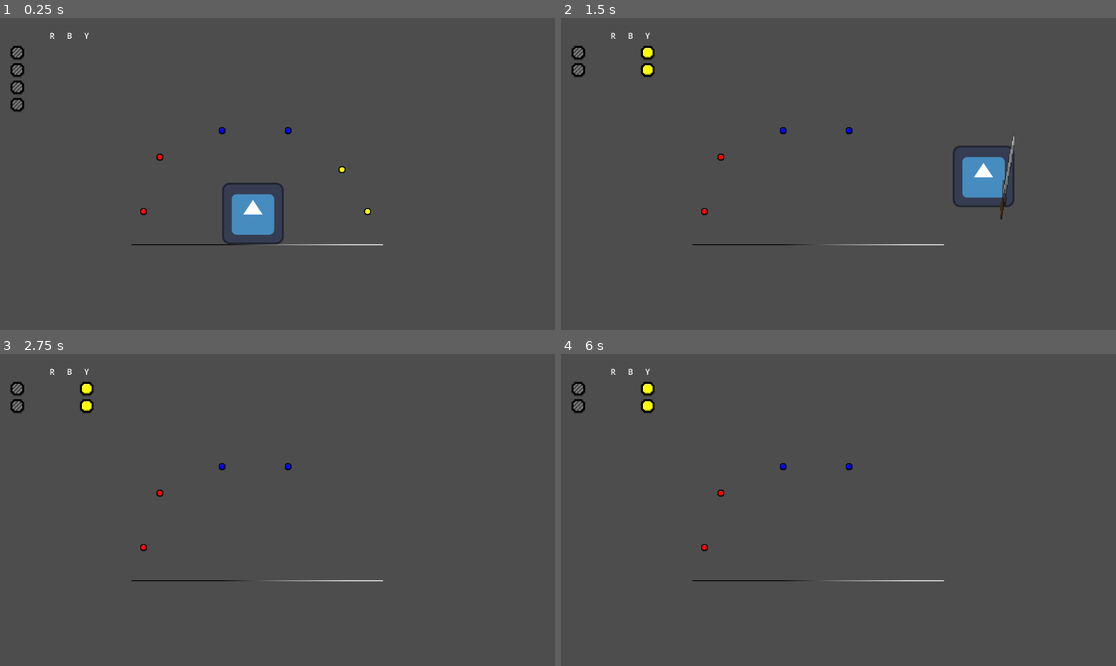
Above: before the commit, frames 1-4 (two rows, left to right).
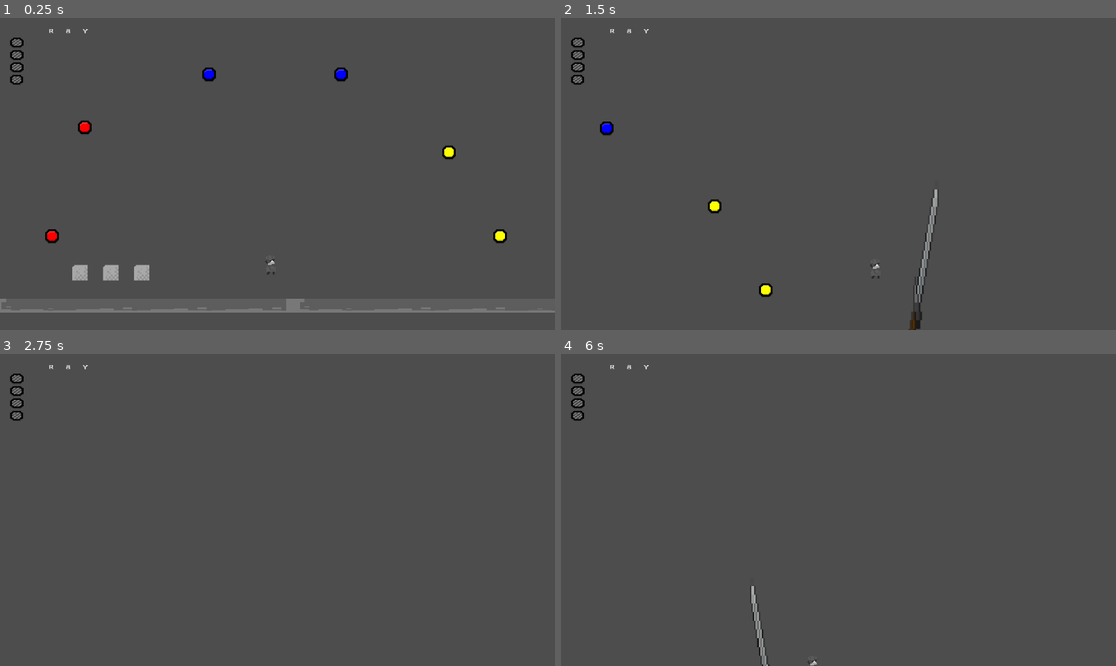
Above: after the commit, the same moments.

Repository: HimeWoo/untitled-paint-game
Game: Godot game, scene res://scenes/item_test.tscn
Two runs of this game, one before a commit and one after it. Both use one fixed random seed, a clock stepped at 60 frames per second and the inputs below. The engine's default icon, where the game draws it, is replaced by a stand-in: a white triangle on a blue panel in a dark square.
Inputs (mouse positions are in pixels of both pictures, inside the frame that each line leads up to):
- Up to frame 1 (0.25 s): no input
- Up to frame 2 (1.5 s): tap Enter (ui_accept) at 0.5 s; move the mouse to (960, 158) at 0.52 s; hold Right (ui_right) from 0.53 s (still down); tap Shift (dash) at 0.6 s; click (960, 158) at 0.67 s; tap Space (jump) at 0.77 s; move the mouse to (727, 189) at 1.27 s; tap J (melee_attack) at 1.35 s; click (727, 189) at 1.42 s
- Up to frame 3 (2.75 s): tap Space (jump) at 1.52 s; move the mouse to (333, 441) at 2.02 s; release Right (ui_right) at 2.03 s; hold Left (ui_left) from 2.03 s (still down); tap 1 at 2.1 s; click (333, 441) at 2.17 s
- Up to frame 4 (6 s): tap Enter (ui_accept) at 2.75, 4.25, 5, 5.75 s; move the mouse to (810, 572) at 2.77 s; release Left (ui_left) at 2.78 s; hold Right (ui_right) 2.78-4.28 s; tap Shift (dash) at 2.85, 5.1 s; click (810, 572) at 2.92 s; tap Space (jump) at 3.02, 3.77, 4.52 s; move the mouse to (1005, 556) at 3.52 s; tap J (melee_attack) at 3.6, 5.85 s; click (1005, 556) at 3.67 s; move the mouse to (672, 463) at 4.27 s; hold Left (ui_left) 4.28-5.03 s; tap 1 at 4.35 s; click (672, 463) at 4.42 s; move the mouse to (866, 510) at 5.02 s; hold Right (ui_right) 5.03-5.78 s; click (866, 510) at 5.17 s; move the mouse to (755, 432) at 5.77 s; hold Left (ui_left) from 5.78 s (still down); click (755, 432) at 5.92 s

The runs differ from the first frame. In frame 1, 4.2% of the frame differs, in the area x 0-100%, y 3-95%; in frame 2, 2.9%; in frame 3, 0.7%; in frame 4, 1.0%.

Commit message:
add: apply different colors to tiles + tileset map + camera to item_test scene

Diff:
--- a/untitled-paint-game/interface.tscn
+++ b/untitled-paint-game/interface.tscn
@@ -8,11 +8,9 @@
 [ext_resource type="PackedScene" uid="uid://sdad863vae5e" path="res://scenes/ui/yellow_counter.tscn" id="4_8pw40"]
 
 [node name="Interface" type="MarginContainer"]
-anchors_preset = 15
-anchor_right = 1.0
-anchor_bottom = 1.0
-grow_horizontal = 2
-grow_vertical = 2
+offset_right = 216.0
+offset_bottom = 108.0
+scale = Vector2(0.23940478, 0.23480777)
 theme_override_constants/margin_left = 20
 theme_override_constants/margin_top = 20
 theme_override_constants/margin_right = 20
--- a/untitled-paint-game/scenes/item_test.tscn
+++ b/untitled-paint-game/scenes/item_test.tscn
@@ -1,12 +1,112 @@
-[gd_scene load_steps=13 format=3 uid="uid://5j7165prjd2j"]
+[gd_scene load_steps=20 format=4 uid="uid://5j7165prjd2j"]
 
 [ext_resource type="PackedScene" uid="uid://bq5kxtjqomv3i" path="res://interface.tscn" id="1_qchoo"]
 [ext_resource type="PackedScene" uid="uid://b3rae3dafdwir" path="res://scenes/player.tscn" id="1_sh6w4"]
 [ext_resource type="PackedScene" uid="uid://dhah2xlx861hv" path="res://scenes/items/red_paint.tscn" id="3_3jfeh"]
+[ext_resource type="Script" uid="uid://gv6nyjmp4ovt" path="res://scripts/paintable.gd" id="3_bvmv3"]
 [ext_resource type="PackedScene" uid="uid://bco8vv41h18bo" path="res://scenes/items/blue_paint.tscn" id="4_f3voe"]
 [ext_resource type="PackedScene" uid="uid://iydhjgar5iis" path="res://scenes/items/yellow_paint.tscn" id="5_sp2it"]
 [ext_resource type="Script" uid="uid://d2ullu6tafuic" path="res://scripts/item_data.gd" id="6_bvmv3"]
 [ext_resource type="Texture2D" uid="uid://bjsj7hx0ac6yf" path="res://assets/paint_yellow.png" id="7_5v2uq"]
+[ext_resource type="Texture2D" uid="uid://b7l1vy3gvilhw" path="res://assets/tiles/tiles-concrete.png" id="8_sp2it"]
+[ext_resource type="Texture2D" uid="uid://ytknjfaps4nu" path="res://assets/tiles/tiles-canvas.png" id="9_bvmv3"]
+
+[sub_resource type="TileSetAtlasSource" id="TileSetAtlasSource_f3voe"]
+texture = ExtResource("8_sp2it")
+0:0/0 = 0
+0:0/0/terrain_set = 0
+0:0/0/terrain = 0
+0:0/0/terrains_peering_bit/right_side = 0
+0:0/0/terrains_peering_bit/bottom_side = 0
+1:0/0 = 0
+1:0/0/terrain_set = 0
+1:0/0/terrain = 0
+1:0/0/terrains_peering_bit/right_side = 0
+1:0/0/terrains_peering_bit/left_side = 0
+2:0/0 = 0
+2:0/0/terrain_set = 0
+2:0/0/terrain = 0
+2:0/0/terrains_peering_bit/bottom_side = 0
+2:0/0/terrains_peering_bit/left_side = 0
+0:1/0 = 0
+0:1/0/terrain_set = 0
+0:1/0/terrain = 0
+0:1/0/terrains_peering_bit/bottom_side = 0
+0:1/0/terrains_peering_bit/top_side = 0
+1:1/0 = 0
+1:1/0/terrain_set = 0
+2:1/0 = 0
+2:1/0/terrain_set = 0
+2:1/0/terrain = 0
+2:1/0/terrains_peering_bit/bottom_side = 0
+2:1/0/terrains_peering_bit/top_side = 0
+0:2/0 = 0
+0:2/0/terrain_set = 0
+0:2/0/terrain = 0
+0:2/0/terrains_peering_bit/right_side = 0
+0:2/0/terrains_peering_bit/top_side = 0
+1:2/0 = 0
+1:2/0/terrain_set = 0
+1:2/0/terrain = 0
+1:2/0/terrains_peering_bit/right_side = 0
+1:2/0/terrains_peering_bit/left_side = 0
+2:2/0 = 0
+2:2/0/terrain_set = 0
+2:2/0/terrain = 0
+2:2/0/terrains_peering_bit/left_side = 0
+2:2/0/terrains_peering_bit/top_side = 0
+
+[sub_resource type="TileSet" id="TileSet_sp2it"]
+terrain_set_0/mode = 0
+terrain_set_0/terrain_0/name = "Terrain 0"
+terrain_set_0/terrain_0/color = Color(0.2104719, 0.43940985, 0.32949919, 1)
+custom_data_layer_0/name = "can_paint"
+custom_data_layer_0/type = 1
+sources/0 = SubResource("TileSetAtlasSource_f3voe")
+
+[sub_resource type="TileSetAtlasSource" id="TileSetAtlasSource_5v2uq"]
+texture = ExtResource("9_bvmv3")
+0:0/next_alternative_id = 5
+0:0/0 = 0
+0:0/0/custom_data_0 = true
+0:0/1 = 1
+0:0/1/modulate = Color(0.9968136, 0, 0.14870429, 1)
+0:0/1/custom_data_0 = true
+0:0/2 = 2
+0:0/2/modulate = Color(0, 0, 1, 1)
+0:0/2/custom_data_0 = true
+0:0/3 = 3
+0:0/3/modulate = Color(0, 1, 0, 1)
+0:0/3/custom_data_0 = true
+1:0/next_alternative_id = 2
+1:0/0 = 0
+1:0/0/custom_data_0 = true
+2:0/next_alternative_id = 2
+2:0/0 = 0
+2:0/0/custom_data_0 = true
+0:1/next_alternative_id = 2
+0:1/0 = 0
+0:1/0/custom_data_0 = true
+1:1/next_alternative_id = 2
+1:1/0 = 0
+1:1/0/custom_data_0 = true
+2:1/next_alternative_id = 2
+2:1/0 = 0
+2:1/0/custom_data_0 = true
+0:2/next_alternative_id = 2
+0:2/0 = 0
+0:2/0/custom_data_0 = true
+1:2/next_alternative_id = 2
+1:2/0 = 0
+1:2/0/custom_data_0 = true
+2:2/next_alternative_id = 2
+2:2/0 = 0
+2:2/0/custom_data_0 = true
+
+[sub_resource type="TileSet" id="TileSet_jf2wv"]
+custom_data_layer_0/name = "can_paint"
+custom_data_layer_0/type = 1
+sources/0 = SubResource("TileSetAtlasSource_5v2uq")
 
 [sub_resource type="Gradient" id="Gradient_a8v3n"]
 offsets = PackedFloat32Array(0.3611111, 0.6111111, 0.85493827)
@@ -16,7 +116,7 @@
 gradient = SubResource("Gradient_a8v3n")
 
 [sub_resource type="RectangleShape2D" id="RectangleShape2D_3cr4k"]
-size = Vector2(256, 1)
+size = Vector2(300.92737, 4.665965)
 
 [sub_resource type="Resource" id="Resource_jf2wv"]
 resource_local_to_scene = true
@@ -36,13 +136,30 @@
 
 [node name="Main" type="Node"]
 
+[node name="concrete_tiles" type="TileMapLayer" parent="."]
+z_index = 100
+scale = Vector2(4.837432, 0.911558)
+tile_map_data = PackedByteArray("AAADACAAAAAAAAIAAAAEACAAAAABAAIAAAAJACAAAAABAAIAAAAIACAAAAABAAIAAAAHACAAAAAAAAIAAAAFACAAAAABAAIAAAAGACAAAAABAAIAAAAKACAAAAACAAIAAAA=")
+tile_set = SubResource("TileSet_sp2it")
+
+[node name="canvas_tiles" type="TileMapLayer" parent="."]
+tile_map_data = PackedByteArray("AAAUABsAAAAAAAAAAAAWABsAAAAAAAAAAAAYABsAAAAAAAAAAAA=")
+tile_set = SubResource("TileSet_jf2wv")
+script = ExtResource("3_bvmv3")
+
 [node name="Player" parent="." instance=ExtResource("1_sh6w4")]
-position = Vector2(525, 403)
-
-[node name="Interface" parent="." instance=ExtResource("1_qchoo")]
+position = Vector2(526, 403)
+
+[node name="Camera2D" type="Camera2D" parent="Player"]
+position = Vector2(7, -77)
+scale = Vector2(5.9099555, -5.2295876)
+zoom = Vector2(2, 2)
+process_callback = 0
+position_smoothing_enabled = true
+position_smoothing_speed = 6.0
 
 [node name="Floor" type="Node2D" parent="."]
-position = Vector2(534, 471)
+position = Vector2(535, 471)
 
 [node name="Sprite2D" type="Sprite2D" parent="Floor"]
 scale = Vector2(2.036976, 2.8963282)
@@ -51,25 +168,35 @@
 [node name="StaticBody2D" type="StaticBody2D" parent="Floor/Sprite2D"]
 
 [node name="CollisionShape2D" type="CollisionShape2D" parent="Floor/Sprite2D/StaticBody2D"]
+position = Vector2(3.190857, 0.8631592)
 scale = Vector2(1.0000298, 0.9619551)
 shape = SubResource("RectangleShape2D_3cr4k")
 
 [node name="RedPaint" parent="." instance=ExtResource("3_3jfeh")]
-position = Vector2(298, 402)
+position = Vector2(299, 402)
 
 [node name="RedPaint2" parent="." instance=ExtResource("3_3jfeh")]
-position = Vector2(332, 289)
+position = Vector2(333, 289)
 
 [node name="BluePaint" parent="." instance=ExtResource("4_f3voe")]
-position = Vector2(461, 234)
+position = Vector2(462, 234)
 
 [node name="BluePaint2" parent="." instance=ExtResource("4_f3voe")]
-position = Vector2(598, 234)
+position = Vector2(599, 234)
 
 [node name="YellowPaint" parent="." instance=ExtResource("5_sp2it")]
-position = Vector2(710, 315)
+position = Vector2(711, 315)
 data = SubResource("Resource_jf2wv")
 
 [node name="YellowPaint2" parent="." instance=ExtResource("5_sp2it")]
-position = Vector2(763, 402)
+position = Vector2(764, 402)
 data = SubResource("Resource_auxfu")
+
+[node name="CanvasLayer" type="CanvasLayer" parent="."]
+
+[node name="Interface" parent="CanvasLayer" instance=ExtResource("1_qchoo")]
+rotation = 3.147753
+scale = Vector2(-0.98336923, -0.70938873)
+size_flags_horizontal = 3
+size_flags_vertical = 2
+focus_neighbor_left = NodePath(".")
--- a/untitled-paint-game/scenes/player.tscn
+++ b/untitled-paint-game/scenes/player.tscn
@@ -1,16 +1,17 @@
 [gd_scene load_steps=4 format=3 uid="uid://b3rae3dafdwir"]
 
-[ext_resource type="Texture2D" uid="uid://bs5elx113sajt" path="res://assets/icon.svg" id="1_3vyb7"]
 [ext_resource type="Script" uid="uid://c40lun7bwqact" path="res://scripts/player.gd" id="1_g2els"]
+[ext_resource type="Texture2D" uid="uid://bac84i12ihus7" path="res://assets/charas/sprite-mc.png" id="2_g2els"]
 
 [sub_resource type="RectangleShape2D" id="RectangleShape2D_g2els"]
-size = Vector2(130, 128)
+size = Vector2(9, 20)
 
 [node name="Player" type="CharacterBody2D"]
 script = ExtResource("1_g2els")
 
 [node name="CollisionShape2D" type="CollisionShape2D" parent="."]
+position = Vector2(-0.5, 0)
 shape = SubResource("RectangleShape2D_g2els")
 
 [node name="Sprite2D" type="Sprite2D" parent="."]
-texture = ExtResource("1_3vyb7")
+texture = ExtResource("2_g2els")
--- /dev/null
+++ b/untitled-paint-game/scenes/tiles/Tile_Paintable.tscn
@@ -0,0 +1,17 @@
+[gd_scene load_steps=4 format=3 uid="uid://cfd6xwd43bic2"]
+
+[ext_resource type="Script" uid="uid://gv6nyjmp4ovt" path="res://scripts/paintable.gd" id="1_3xvrs"]
+[ext_resource type="Texture2D" uid="uid://b7l1vy3gvilhw" path="res://assets/tiles/tiles-concrete.png" id="2_6ntnq"]
+
+[sub_resource type="RectangleShape2D" id="RectangleShape2D_6ntnq"]
+
+[node name="TilePaintable" type="Area2D"]
+script = ExtResource("1_3xvrs")
+
+[node name="Sprite2D" type="Sprite2D" parent="."]
+scale = Vector2(0.9551658, 1.2296698)
+texture = ExtResource("2_6ntnq")
+
+[node name="CollisionShape2D" type="CollisionShape2D" parent="."]
+scale = Vector2(2.2792583, 2.91646)
+shape = SubResource("RectangleShape2D_6ntnq")
--- a/untitled-paint-game/scenes/ui/yellow_counter.tscn
+++ b/untitled-paint-game/scenes/ui/yellow_counter.tscn
@@ -8,4 +8,5 @@
 color = 2
 
 [node name="Label" parent="LabelArea" index="0"]
+scale = Vector2(1.0889281, 1.0086377)
 text = "Y"
--- a/untitled-paint-game/scripts/inventory.gd
+++ b/untitled-paint-game/scripts/inventory.gd
@@ -6,6 +6,7 @@
 var _contents: Array[PaintColor.Colors]
 var _capacity: int = STARTING_CAPACITY
 var _selected_index: int = 0 # Default to 0 so we start selected
+var _selected_color: int = 0
 
 
 # CHANGED: Return type is now Variant to allow returning 'null' safely
--- /dev/null
+++ b/untitled-paint-game/scripts/paintable.gd
@@ -0,0 +1,36 @@
+extends TileMapLayer
+
+# Define the maximum ID you have created.
+# If you have Default (0), Red (1), and Blue (2), your count is 3.
+const TOTAL_COLORS = 3
+
+func _input(event):
+	if event is InputEventMouseButton and event.pressed and event.button_index == MOUSE_BUTTON_LEFT:
+		cycle_tile_color()
+
+func cycle_tile_color():
+	var mouse_pos = get_local_mouse_position()
+	var map_coords = local_to_map(mouse_pos)
+
+	# 1. Get the current data
+	var tile_data = get_cell_tile_data(map_coords)
+	if tile_data == null:
+		return
+
+	# 2. Check permission (Custom Data)
+	if tile_data.get_custom_data("can_paint"):
+
+		# Get the current ID (0 = default, 1 = red, 2 = blue, etc.)
+		var current_alt_id = get_cell_alternative_tile(map_coords)
+		var source_id = get_cell_source_id(map_coords)
+		var atlas_coords = get_cell_atlas_coords(map_coords)
+
+		# 3. Calculate the NEXT ID
+		# (0 + 1) % 3 = 1
+		# (1 + 1) % 3 = 2
+		# (2 + 1) % 3 = 0  <- Wraps back to start!
+		var next_alt_id = (current_alt_id + 1) % TOTAL_COLORS
+
+		# 4. Apply the new ID
+		set_cell(map_coords, source_id, atlas_coords, next_alt_id)
+		print("Cycled tile at ", map_coords, " from ID ", current_alt_id, " to ", next_alt_id)
Not shown, added: untitled-paint-game/assets/charas/sprite-mc.png.import
Not shown, added: untitled-paint-game/assets/tiles/tiles-canvas.png.import
Not shown, added: untitled-paint-game/assets/tiles/tiles-concrete.png.import
Not shown, added: untitled-paint-game/scripts/paintable.gd.uid
